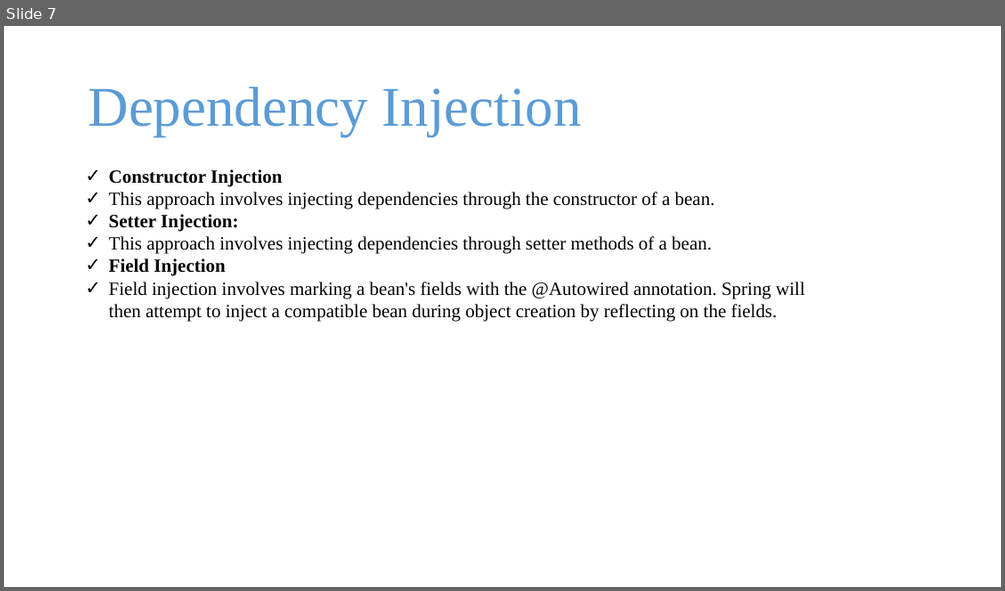
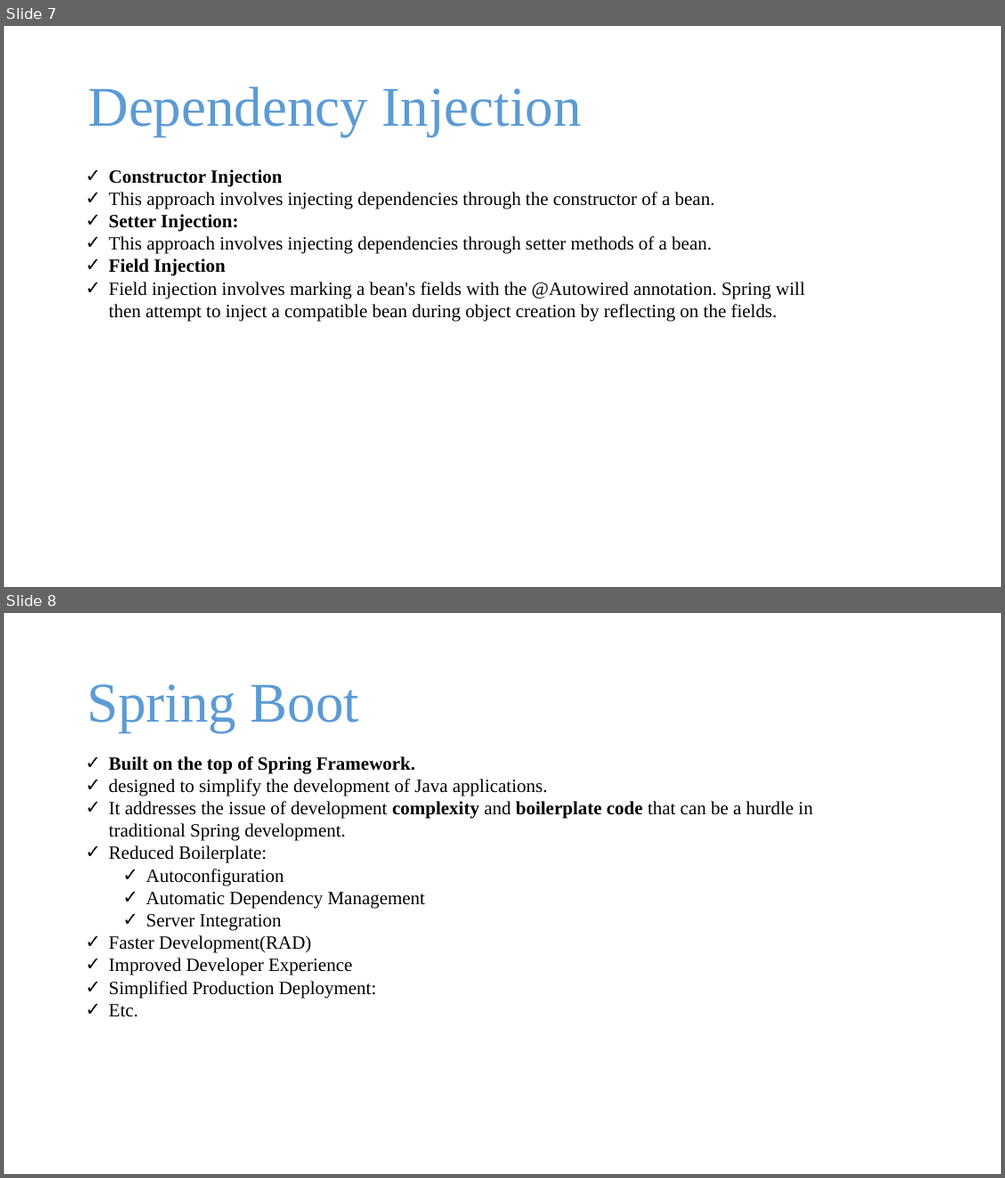
Before and after one commit to batchlcwd/spring-boot-microservices-batch2402, a slide deck: 2_spring and spring boot.pptx. Shown one above the other, each under a label of ours: slide 7 before the commit, slides 7 and 8 after it. The pictures are 1005x591 and 1005x1178 pixels, drawn with LibreOffice and Linux fonts; fonts in the diff are those of the drawing; background and template pictures are left out. Boxes give left, top, right and bottom in pixels: in the first picture for what was removed or moved away, otherwise in the second. Text is boxed around its words. In the diff, an @@ line names an element or a change of style, - is before the commit and + after.

Commit message:
11-07-2024 spring  core done

```diff
--- a/2_spring and spring boot.pptx
+++ b/2_spring and spring boot.pptx
@@ slide 8 added at bbox=[4, 613, 1001, 1174], background picture (left out) @@
@@ text added at bbox=[87, 684, 359, 732], 54 pt, text gradient #1F4E79 to #5B9BD5 to #9DC3E6 @@
+Spring Boot
@@ text added at bbox=[109, 756, 812, 1017], 18 pt, text #000000 @@
+✓ Built on the top of Spring Framework.
+✓ designed to simplify the development of Java applications.
+✓ It addresses the issue of development complexity and boilerplate code that can be a hurdle in traditional Spring development.
+✓ Reduced Boilerplate:
+  ✓ Autoconfiguration
+  ✓ Automatic Dependency Management
+  ✓ Server Integration
+✓ Faster Development(RAD)
+✓ Improved Developer Experience
+✓ Simplified Production Deployment:
+✓ Etc.
```
Also in this commit, not shown: 5 other slides added, 1 slide removed, 22 other files.
